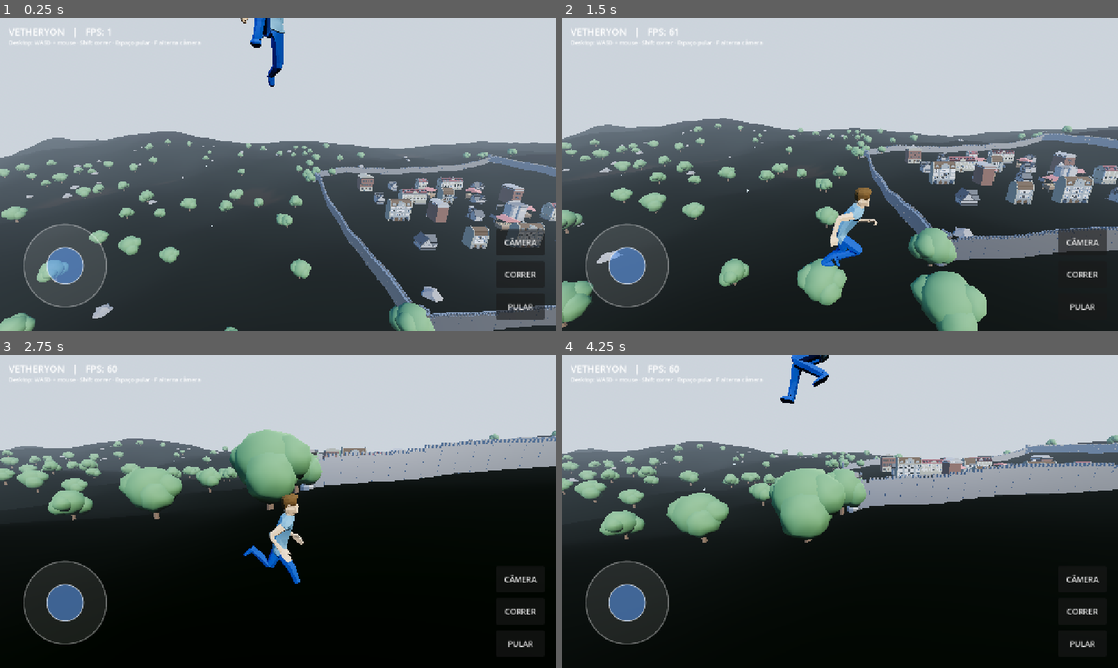
Above: before the commit, frames 1-4 (two rows, left to right).
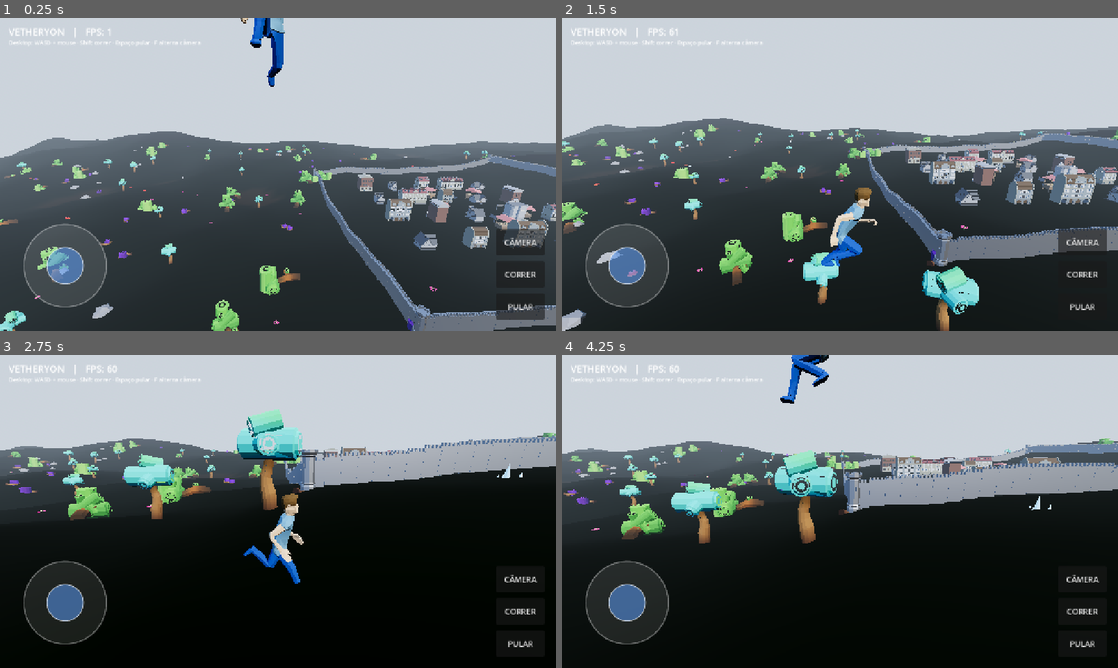
Above: after the commit, the same moments.

Repository: Souzzaaxzy/Vetheryon
Game: Godot game, scene res://src/world/main.tscn
The game is run twice, just before and just after one commit, with the same random seed, the same clock (stepped at 60 frames per second) and the same inputs.
Inputs (mouse positions are in pixels of both pictures, inside the frame that each line leads up to):
- Up to frame 1 (0.25 s): no input
- Up to frame 2 (1.5 s): move the mouse to (962, 158) at 0.52 s; hold D (move_right) 0.53-1.25 s; hold Shift (run) 0.53-1.25 s; click (962, 158) at 0.67 s; tap Space (jump) at 0.77 s; drag from (728, 190) to (812, 237) at 1.27 s
- Up to frame 3 (2.75 s): move the mouse to (333, 442) at 2.02 s; hold D (move_right) from 2.03 s (still down); hold Shift (run) from 2.03 s (still down)
- Up to frame 4 (4.25 s): release D (move_right) at 2.75 s; release Shift (run) at 2.75 s; drag from (812, 574) to (673, 464) at 2.77 s; move the mouse to (1006, 558) at 3.52 s; hold A (move_left) from 3.53 s (still down); hold Shift (run) from 3.53 s (still down); tap Space (jump) at 3.77 s

The runs differ from the first frame. In frame 1, 6.1% of the frame differs, in the area x 0-100%, y 38-100%; in frame 2, 9.9%, in the area x 0-100%, y 33-100%; in frame 3, 7.7%; in frame 4, 8.6%.

Commit message:
Natureza texturizada (kit Quaternius) + mais otimizacao
- Baixei e converti 11 modelos de natureza TEXTURIZADOS do kit Quaternius
  (BigTree, Tree, Bush, Flower, Mushroom...), com texturas reais (512x512)
- Natureza agora via MultiMesh (7 tipos = 7 draw calls) com colisao simples
- Contagens ajustadas e natureza decimada a 50%
- Resultado: primitivas 716k -> 274k; FPS 6 -> 14 (llvmpipe/software)

Diff:
--- a/src/world/scatter.gd
+++ b/src/world/scatter.gd
@@ -12,9 +12,12 @@
 
 @export var terrain_path: NodePath = NodePath("../Terrain")
 @export var seed: int = 4242
-@export var tree_count: int = 260
-@export var rock_count: int = 120
-@export var crystal_count: int = 30
+@export var tree_count: int = 110
+@export var bush_count: int = 90
+@export var rock_count: int = 70
+@export var flower_count: int = 120
+@export var mushroom_count: int = 35
+@export var crystal_count: int = 25
 @export var area_radius: float = 168.0
 @export var center_clear_radius: float = 14.0
 @export var market_count: int = 5
@@ -24,6 +27,10 @@
 var _rng := RandomNumberGenerator.new()
 
 var _tree: PackedScene
+var _tree2: PackedScene
+var _bush: PackedScene
+var _flower: PackedScene
+var _mushroom: PackedScene
 var _rock: PackedScene
 var _crystal: PackedScene
 var _houses: Array[PackedScene] = []
@@ -52,7 +59,12 @@
 
 
 func _load_assets() -> void:
-	_tree = _try("res://assets/models/tree.glb")
+	# Natureza texturizada (kit Quaternius) - MultiMesh.
+	_tree = _try("res://assets/nature/BigTree.glb")
+	_tree2 = _try("res://assets/nature/Tree.glb")
+	_bush = _try("res://assets/nature/Bush.glb")
+	_flower = _try("res://assets/nature/Flower.glb")
+	_mushroom = _try("res://assets/nature/Mushroom.glb")
 	_rock = _try("res://assets/models/rock.glb")
 	_crystal = _try("res://assets/models/crystal.glb")
 	_market = _try("res://assets/models/market.glb")
@@ -150,8 +162,12 @@
 
 
 func _scatter_nature() -> void:
-	_nature_multimesh(_tree, tree_count, 0.9, 1.6, 0.35, 2.4)
+	_nature_multimesh(_tree, tree_count, 0.9, 1.6, 0.4, 2.6)
+	_nature_multimesh(_tree2, tree_count / 2, 0.9, 1.5, 0.35, 2.2)
+	_nature_multimesh(_bush, bush_count, 0.8, 1.5, 0.5, 0.8)
 	_nature_multimesh(_rock, rock_count, 0.6, 1.6, 0.7, 1.0)
+	_nature_multimesh(_flower, flower_count, 0.9, 1.4, 0.25, 0.4)
+	_nature_multimesh(_mushroom, mushroom_count, 0.9, 1.4, 0.25, 0.4)
 	_nature_multimesh(_crystal, crystal_count, 0.8, 1.4, 0.35, 1.2)
 
 
Binary file added: assets/nature/BigBush.glb
Binary file added: assets/nature/BigBush_Tree6.png
Binary file added: assets/nature/BigTree.glb
Binary file added: assets/nature/BigTree2.glb
Binary file added: assets/nature/BigTree2_Tree2.png
Binary file added: assets/nature/BigTree_Tree.png
Binary file added: assets/nature/BiggerBush.glb
Binary file added: assets/nature/BiggerBush_Tree7.png
Binary file added: assets/nature/Bush.glb
Binary file added: assets/nature/Bush_Tree5.png
Binary file added: assets/nature/Flower.glb
Binary file added: assets/nature/Flower2.glb
(and 10 more such lines)
